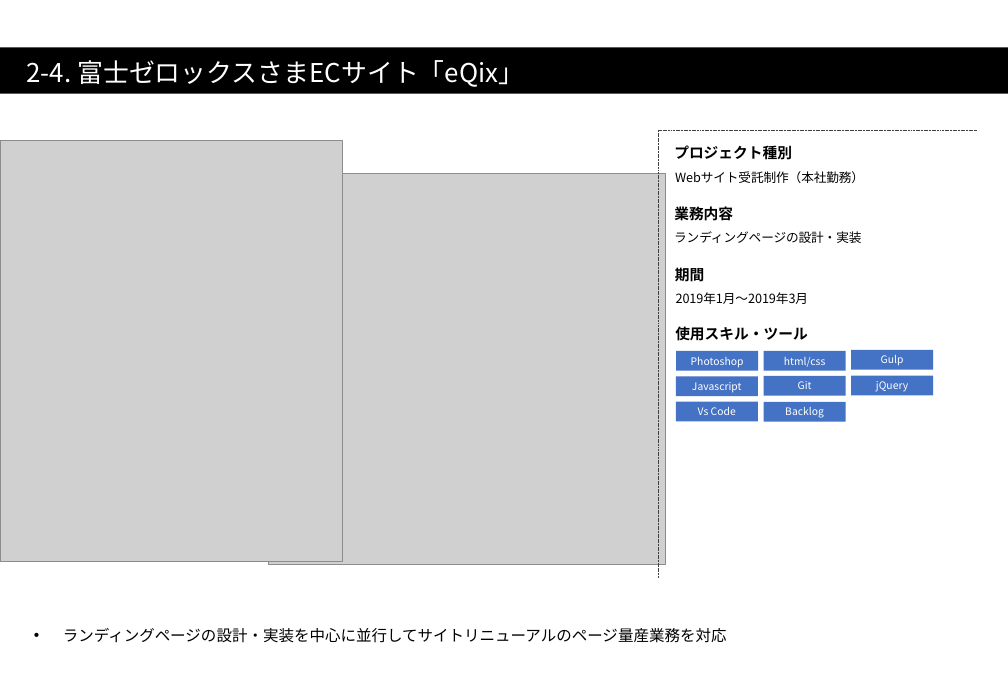
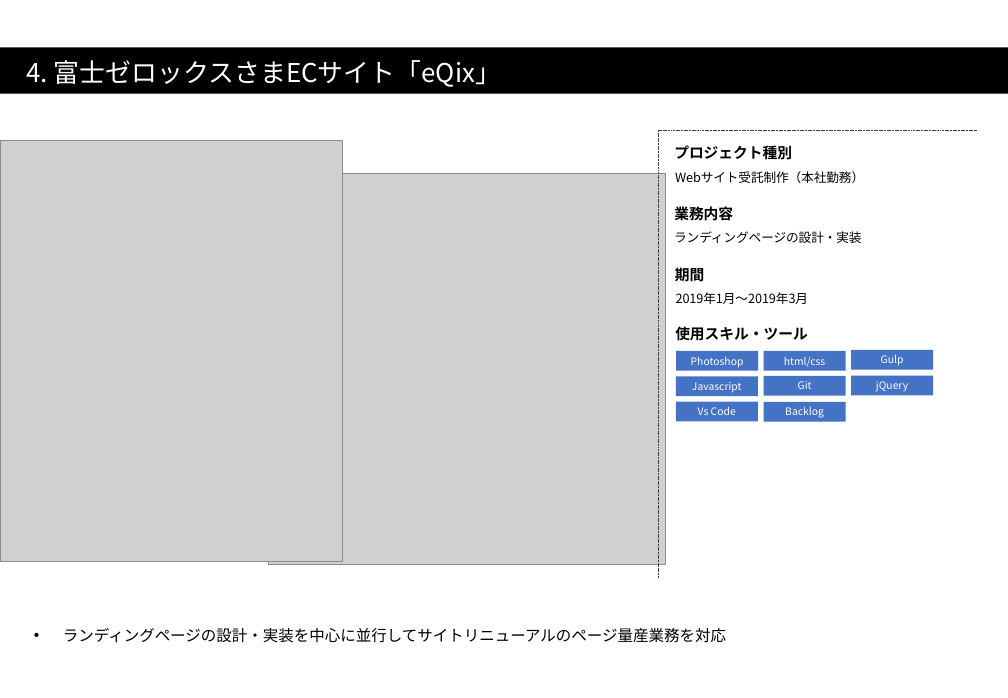
Before and after one commit to anderson0301/portforio, a slide deck: slide 7 of resume/portforio.pptx (slide 12 before the commit). Drawn at 1008x698 pixels with LibreOffice and Linux fonts; fonts in the diff are those of the drawing; grey boxes stand for pictures. Boxes give left, top, right and bottom in pixels: in the first picture for what was removed or moved away, otherwise in the second. Text is boxed around its words. In the diff, an @@ line names an element or a change of style, - is before the commit and + after.

```diff
--- a/resume/portforio.pptx
+++ b/resume/portforio.pptx
@@ text in rectangle at [27, 60, 501, 87]: text changed @@
-2-4. 富士ゼロックスさまECサイト「eQix」
+4. 富士ゼロックスさまECサイト「eQix」
```
Also in this commit, not shown: 8 other slides changed, 5 slides removed, 3 other files.
